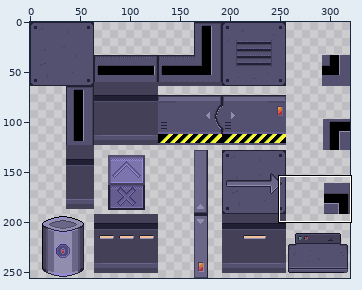
Sprite sheet, stored at assets/tileset-scifi.png. Above: a wide view before the commit, with the close-up outlined.
Close-up. The starting point:
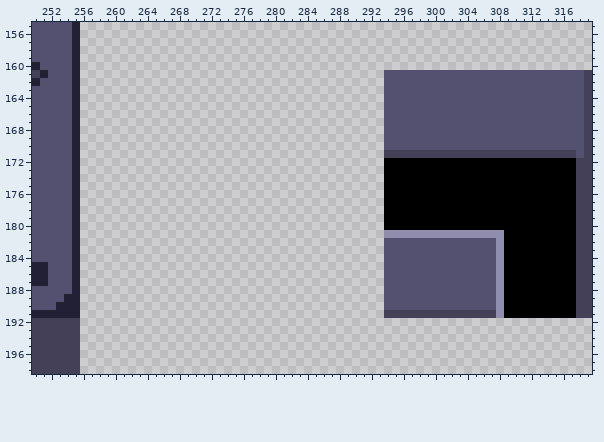
The file is 320x256 pixels. Shown: x 250..319, y 155..198.
Now the later version:
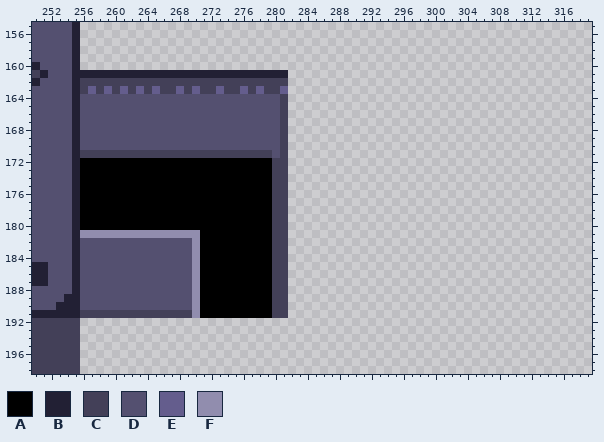
Palette (. is transparent): A #000000  B #222034  C #434058  D #545070  E #645d8d  F #918dae
The commit says: tileset - corner position
Edits made:
@@ x 250..319 @@
 160 BDDDDB................................................................
-161 CBDDDB......................................DDDDDDDDDDDDDDDDDDDDDDDDDC
-162 BDDDDB......................................DDDDDDDDDDDDDDDDDDDDDDDDDC
-163 DDDDDB......................................DDDDDDDDDDDDDDDDDDDDDDDDDC
-164 DDDDDB......................................DDDDDDDDDDDDDDDDDDDDDDDDDC
-165 DDDDDB......................................DDDDDDDDDDDDDDDDDDDDDDDDDC
-166 DDDDDB......................................DDDDDDDDDDDDDDDDDDDDDDDDDC
-167 DDDDDB......................................DDDDDDDDDDDDDDDDDDDDDDDDDC
-168 DDDDDB......................................DDDDDDDDDDDDDDDDDDDDDDDDDC
-169 DDDDDB......................................DDDDDDDDDDDDDDDDDDDDDDDDDC
-170 DDDDDB......................................DDDDDDDDDDDDDDDDDDDDDDDDDC
-171 DDDDDB......................................CCCCCCCCCCCCCCCCCCCCCCCCDC
-172 DDDDDB......................................AAAAAAAAAAAAAAAAAAAAAAAACC
-173 DDDDDB......................................AAAAAAAAAAAAAAAAAAAAAAAACC
-174 DDDDDB......................................AAAAAAAAAAAAAAAAAAAAAAAACC
-175 DDDDDB......................................AAAAAAAAAAAAAAAAAAAAAAAACC
-176 DDDDDB......................................AAAAAAAAAAAAAAAAAAAAAAAACC
-177 DDDDDB......................................AAAAAAAAAAAAAAAAAAAAAAAACC
-178 DDDDDB......................................AAAAAAAAAAAAAAAAAAAAAAAACC
-179 DDDDDB......................................AAAAAAAAAAAAAAAAAAAAAAAACC
-180 DDDDDB......................................AAAAAAAAAAAAAAAAAAAAAAAACC
-181 DDDDDB......................................FFFFFFFFFFFFFFFAAAAAAAAACC
-182 DDDDDB......................................DDDDDDDDDDDDDDFAAAAAAAAACC
-183 DDDDDB......................................DDDDDDDDDDDDDDFAAAAAAAAACC
-184 DDDDDB......................................DDDDDDDDDDDDDDFAAAAAAAAACC
-185 BBDDDB......................................DDDDDDDDDDDDDDFAAAAAAAAACC
-186 BBDDDB......................................DDDDDDDDDDDDDDFAAAAAAAAACC
-187 BBDDDB......................................DDDDDDDDDDDDDDFAAAAAAAAACC
-188 DDDDDB......................................DDDDDDDDDDDDDDFAAAAAAAAACC
-189 DDDDBB......................................DDDDDDDDDDDDDDFAAAAAAAAACC
-190 DDDBBB......................................DDDDDDDDDDDDDDFAAAAAAAAACC
-191 BBBBBB......................................CCCCCCCCCCCCCCFAAAAAAAAACC
+161 CBDDDBBBBBBBBBBBBBBBBBBBBBBBBBBB......................................
+162 BDDDDBCCCCCCCCCCCCCCCCCCCCCCCCCC......................................
+163 DDDDDBCECECECECECCECECCECCECECCE......................................
+164 DDDDDBDDDDDDDDDDDDDDDDDDDDDDDDDC......................................
+165 DDDDDBDDDDDDDDDDDDDDDDDDDDDDDDDC......................................
+166 DDDDDBDDDDDDDDDDDDDDDDDDDDDDDDDC......................................
+167 DDDDDBDDDDDDDDDDDDDDDDDDDDDDDDDC......................................
+168 DDDDDBDDDDDDDDDDDDDDDDDDDDDDDDDC......................................
+169 DDDDDBDDDDDDDDDDDDDDDDDDDDDDDDDC......................................
+170 DDDDDBDDDDDDDDDDDDDDDDDDDDDDDDDC......................................
+171 DDDDDBCCCCCCCCCCCCCCCCCCCCCCCCDC......................................
+172 DDDDDBAAAAAAAAAAAAAAAAAAAAAAAACC......................................
+173 DDDDDBAAAAAAAAAAAAAAAAAAAAAAAACC......................................
+174 DDDDDBAAAAAAAAAAAAAAAAAAAAAAAACC......................................
+175 DDDDDBAAAAAAAAAAAAAAAAAAAAAAAACC......................................
+176 DDDDDBAAAAAAAAAAAAAAAAAAAAAAAACC......................................
+177 DDDDDBAAAAAAAAAAAAAAAAAAAAAAAACC......................................
+178 DDDDDBAAAAAAAAAAAAAAAAAAAAAAAACC......................................
+179 DDDDDBAAAAAAAAAAAAAAAAAAAAAAAACC......................................
+180 DDDDDBAAAAAAAAAAAAAAAAAAAAAAAACC......................................
+181 DDDDDBFFFFFFFFFFFFFFFAAAAAAAAACC......................................
+182 DDDDDBDDDDDDDDDDDDDDFAAAAAAAAACC......................................
+183 DDDDDBDDDDDDDDDDDDDDFAAAAAAAAACC......................................
+184 DDDDDBDDDDDDDDDDDDDDFAAAAAAAAACC......................................
+185 BBDDDBDDDDDDDDDDDDDDFAAAAAAAAACC......................................
+186 BBDDDBDDDDDDDDDDDDDDFAAAAAAAAACC......................................
+187 BBDDDBDDDDDDDDDDDDDDFAAAAAAAAACC......................................
+188 DDDDDBDDDDDDDDDDDDDDFAAAAAAAAACC......................................
+189 DDDDBBDDDDDDDDDDDDDDFAAAAAAAAACC......................................
+190 DDDBBBDDDDDDDDDDDDDDFAAAAAAAAACC......................................
+191 BBBBBBCCCCCCCCCCCCCCFAAAAAAAAACC......................................
 192 CCCCCC................................................................
